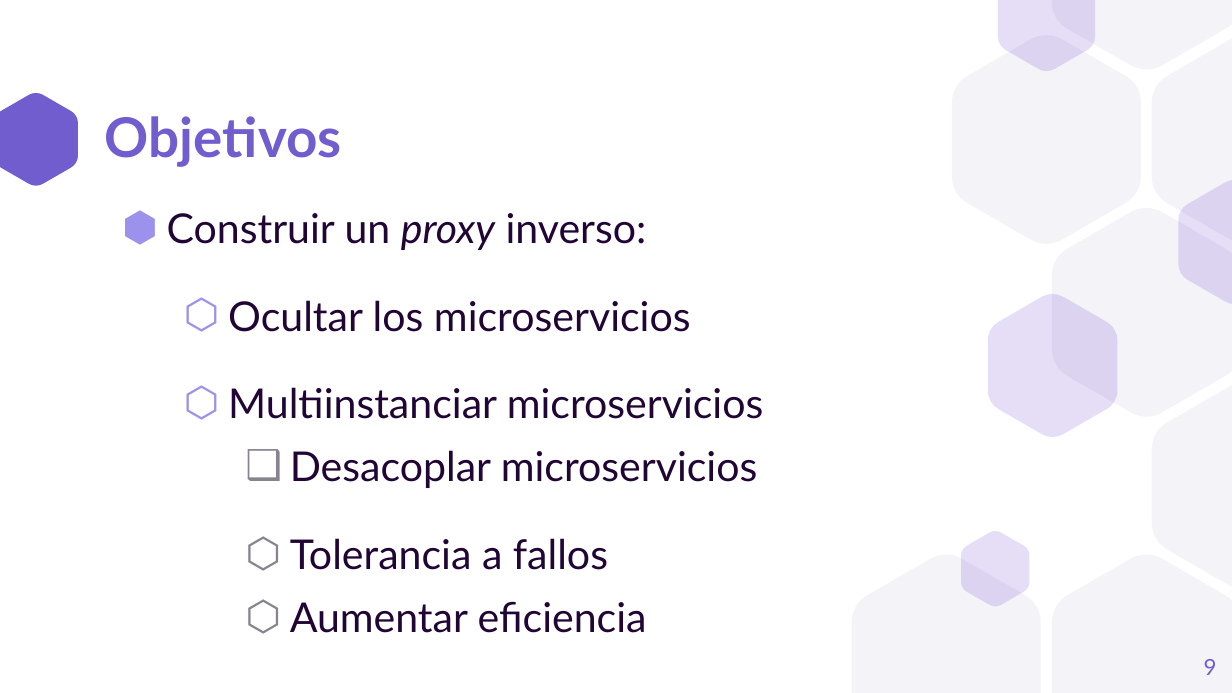
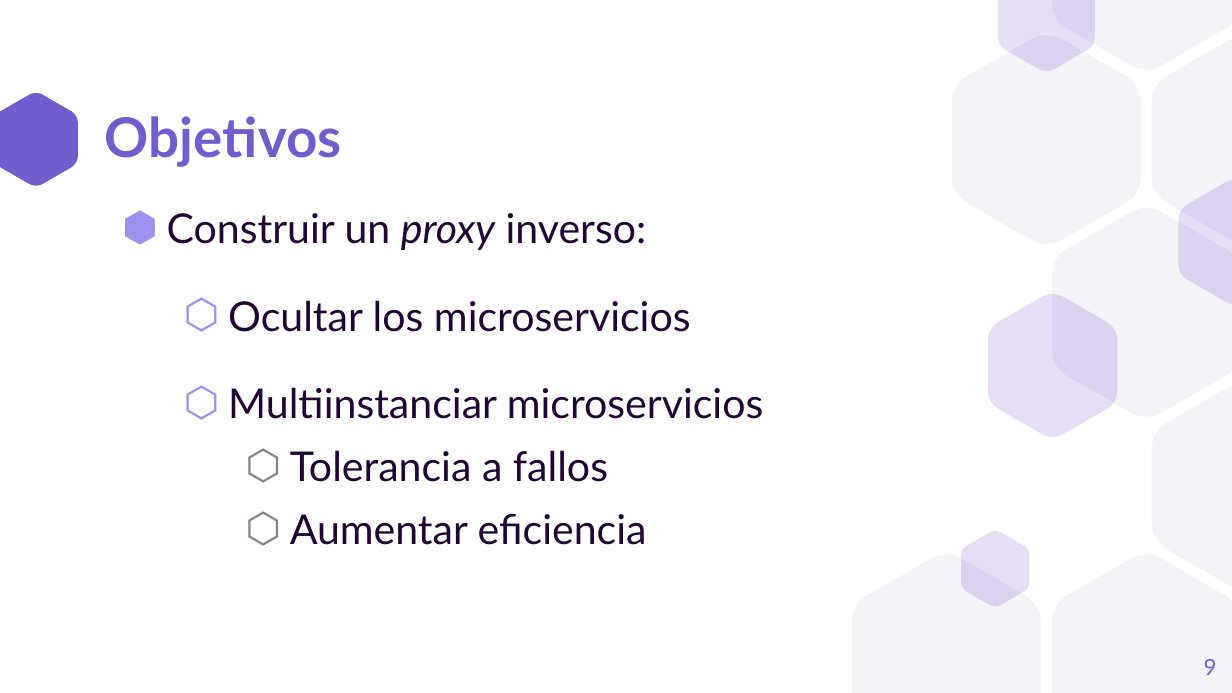
Before and after one commit to a1ex9788/TFG, a slide deck: slide 9 of TFG_AlejandroCarrion.pptx. Drawn at 1232x693 pixels with LibreOffice and Linux fonts; fonts in the diff are those of the drawing. Boxes give left, top, right and bottom in pixels: in the first picture for what was removed or moved away, otherwise in the second. Text is boxed around its words. In the diff, an @@ line names an element or a change of style, - is before the commit and + after.

```diff
--- a/TFG_AlejandroCarrion.pptx
+++ b/TFG_AlejandroCarrion.pptx
@@ text at bbox=[290, 450, 758, 488]: paragraph removed @@
-    ❑ Desacoplar microservicios
@@ text at bbox=[290, 450, 608, 482]: line spacing 1.5 to 1 @@
```
Also in this commit, not shown: 10 other slides changed, 7 slides removed.
